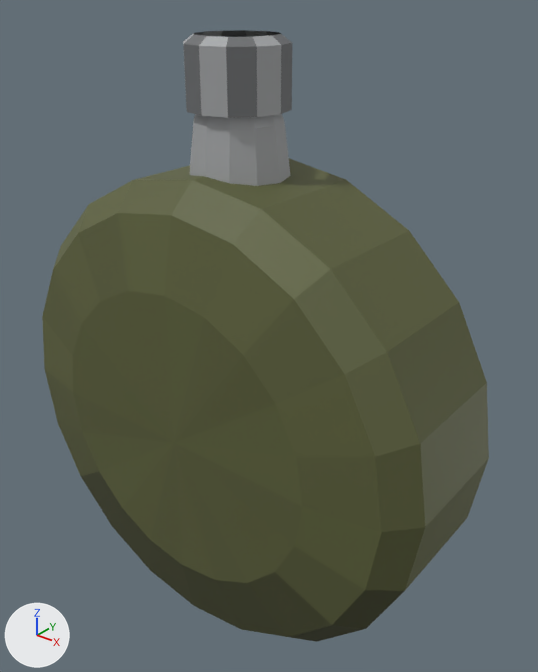
Before and after pictures for a commit that changed the glTF model survival/public/models/hand-props.glb.
The view is the same before and after, from a 50 mm lens placed at (0.1304, -0.1504, 0.1182), pointed at (0.005, 0.0063, 0.021). Arrows for +X, +Y and +Z are at lower left; the lights stay in place. The first picture is the older version.

The first picture shows 'prop-flask'.
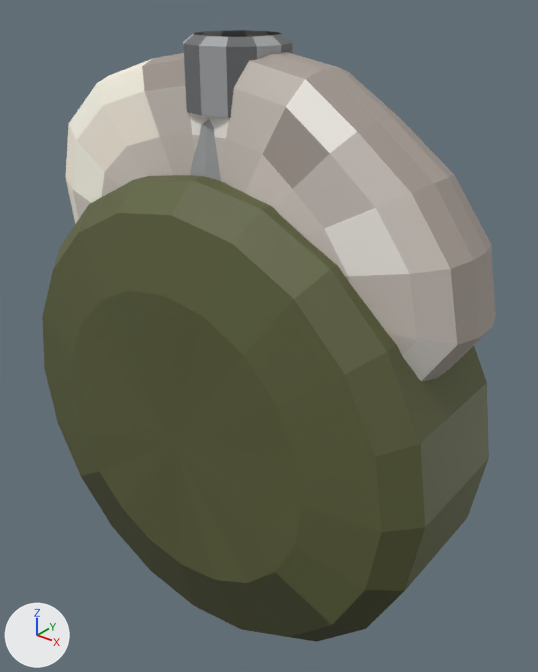
What changed in the scene script:
```text
Add mat_hand_prop_meat:
    mat_hand_prop_meat = bpy.data.materials.new('hand-prop-meat')
    mat_hand_prop_meat.use_nodes = True; mat_hand_prop_meat.node_tree.nodes.clear()
    _N = mat_hand_prop_meat.node_tree.nodes; _L = mat_hand_prop_meat.node_tree.links
    n0 = _N.new('ShaderNodeBsdfPrincipled'); n0.name = 'Principled BSDF'
    n0.inputs[2].default_value = 0.7  # 'Roughness'
    n1 = _N.new('ShaderNodeOutputMaterial'); n1.name = 'Material Output'
    n2 = _N.new('ShaderNodeVertexColor'); n2.name = 'Color Attribute'
    _L.new(n0.outputs[0], n1.inputs[0])  # 'BSDF' to 'Surface'
    _L.new(n2.outputs[0], n0.inputs[0])  # 'Color' to 'Base Color'
Add me_prop_steak_004:
    me_prop_steak_004.from_pydata(...)  # 266 vertices, 528 faces; spans x -0.0655..0.0733, y -0.0163..0.0163, z -0.0055..0.1019
    me_prop_steak_004.materials.append(mat_hand_prop_meat)
Add ob_prop_steak:
    ob_prop_steak = bpy.data.objects.new('prop-steak', me_prop_steak_004)
    ob_prop_steak.location = (0.0, 0.0, 0.0)
```

Pixel boxes (x1, y1, x2, y2) of what changed, in the pictures (538 x 672 px):
'prop-steak', added: after (65, 52, 495, 381)
